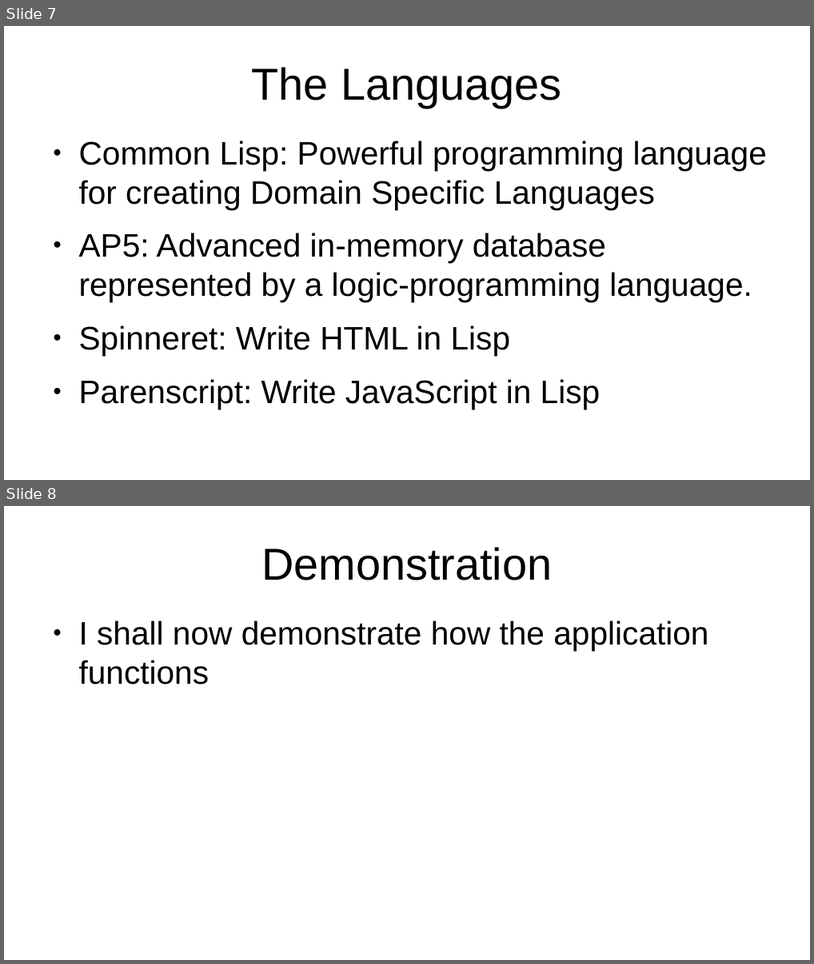
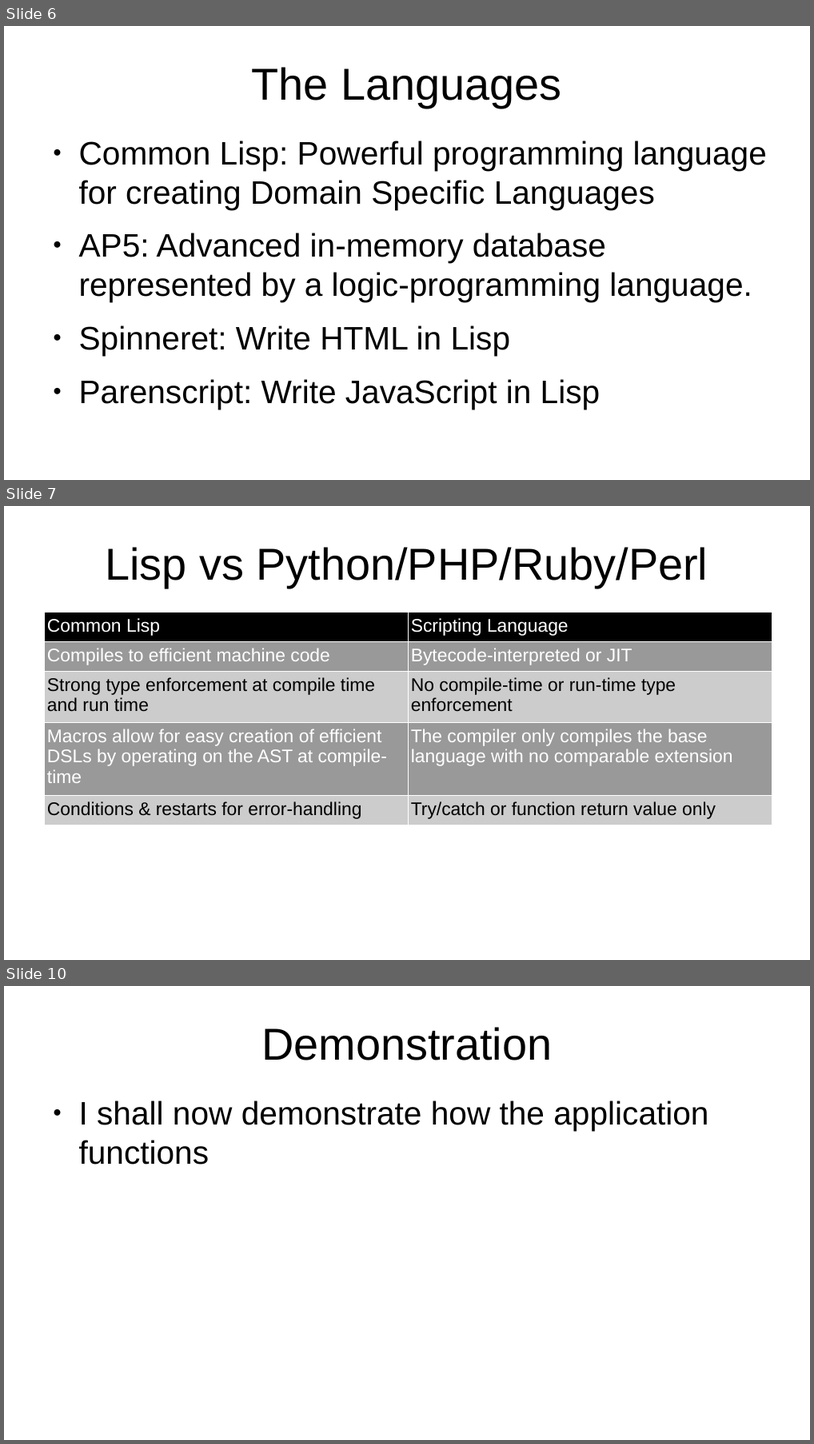
Before and after one commit to flashcardsmobile-admin/csci-portfolio, a slide deck: project-presentation.odp. Shown one above the other, each under a label of ours: slides 7 and 8 before the commit, slides 6, 7 and 10 after it; the slides between them are not shown. The pictures are 814x964 and 814x1444 pixels, drawn with LibreOffice and Linux fonts; fonts in the diff are those of the drawing. Boxes give left, top, right and bottom in pixels: in the first picture for what was removed or moved away, otherwise in the second. Text is boxed around its words. In the diff, an @@ line names an element or a change of style, - is before the commit and + after.

```diff
--- a/project-presentation.odp
+++ b/project-presentation.odp
@@ slide 7 added at (x1=4, y1=506, x2=810, y2=960), background #FFFFFF @@
@@ title added at (x1=105, y1=547, x2=709, y2=588), 44 pt, text #000000 @@
+Lisp vs Python/PHP/Ruby/Perl
@@ table added at (x1=44, y1=612, x2=772, y2=822), 5 rows, 2 columns @@
+Common Lisp | Scripting Language
+Compiles to efficient machine code | Bytecode-interpreted or JIT
+Strong type enforcement at compile time and run time | No compile-time or run-time type enforcement
+Macros allow for easy creation of efficient DSLs by operating on the AST at compile-time | The compiler only compiles the base language with no comparable extension
+Conditions & restarts for error-handling | Try/catch or function return value only
@@ what was slide 7 is now slide 6 @@
@@ what was slide 8 is now slide 10 @@
```
Also in this commit, not shown: 4 slides changed, 1 other slide added, 3 other files.
